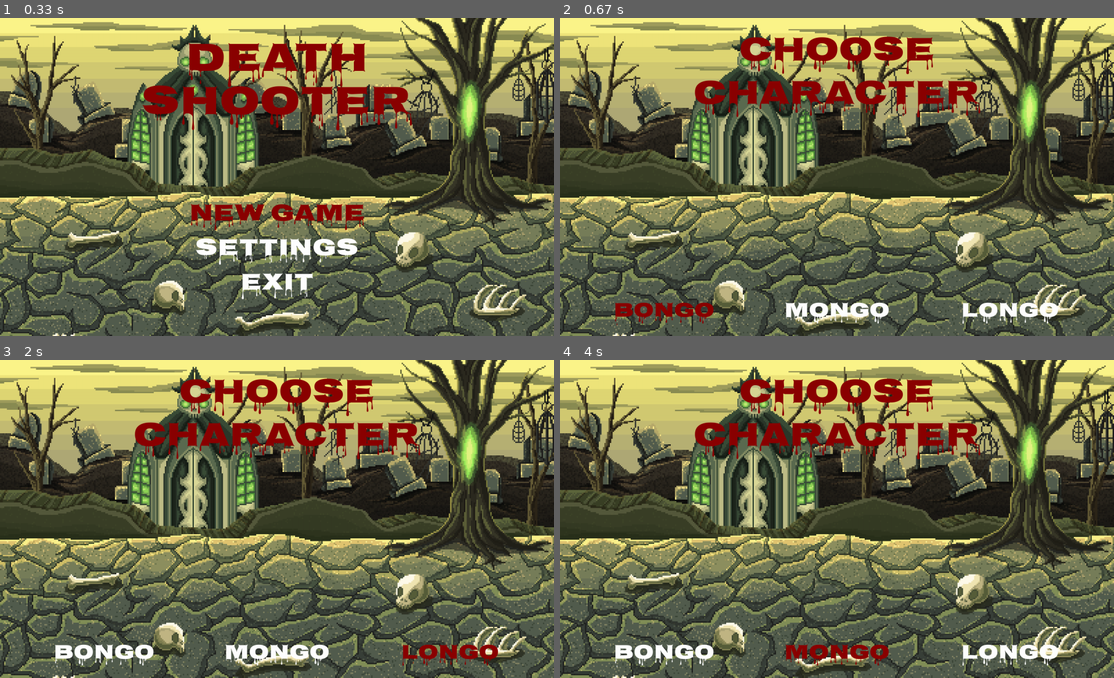
Above: before the commit, frames 1-4 (two rows, left to right).
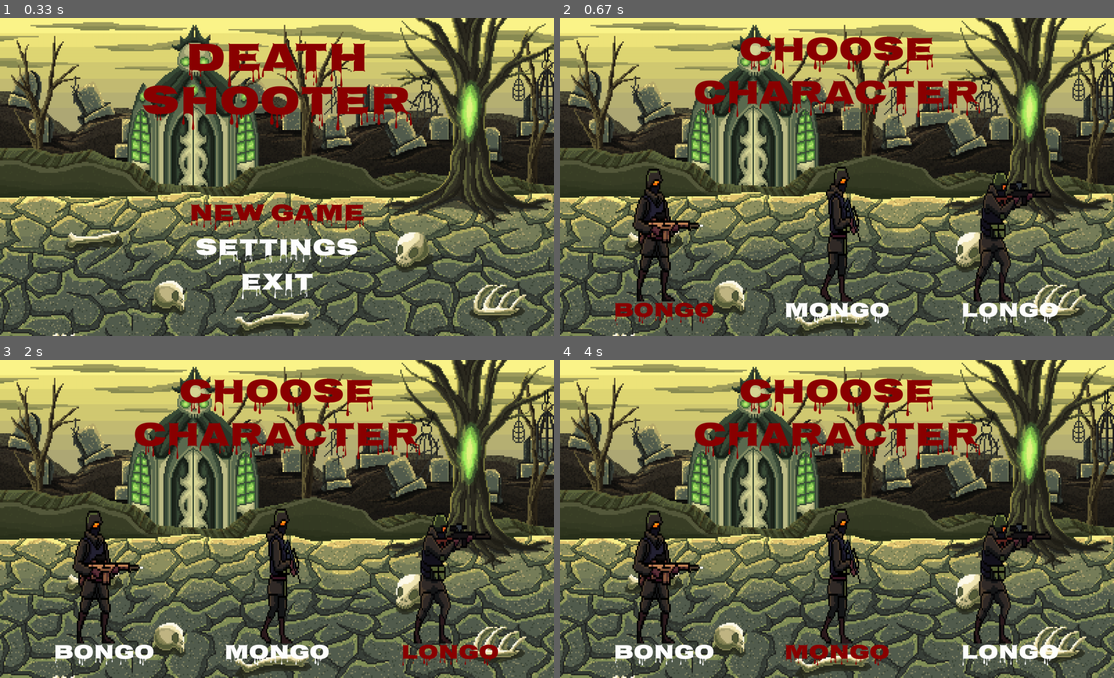
Above: after the commit, the same moments.

Repository: GabMartineli/Pygame
Game: pygame game, started from main.py
Same seed, same stepped clock (60 frames per second), same inputs: the game is played once before the commit and once after it.
Inputs:
- Up to frame 1 (0.33 s): no input
- Up to frame 2 (0.67 s): tap Enter at 0.33 s
- Up to frame 3 (2 s): hold Right 0.67-1.13 s; hold Left 1.17-1.7 s; hold Left from 1.73 s (still down)
- Up to frame 4 (4 s): release Left at 2.13 s; hold Right 2.17-2.8 s; hold Left 2.83-3.3 s; hold Right 3.33-3.8 s; hold Right from 3.83 s (still down)

Frame 1 is identical in both runs. In frame 2, 4.7% of the frame differs, in the area x 13-89%, y 46-90%; in frame 3, 4.7%; in frame 4, 4.7%.

Commit message:
characters added on the character selection screen

Diff:
--- a/codegame/background.py
+++ b/codegame/background.py
@@ -1,10 +1,10 @@
 #!/usr/bin/python
 # -*- coding: utf-8 -*-
 
-from codegame.entity1 import Entity1
+from codegame.entity import Entity
 
 
-class Background(Entity1):
+class Background(Entity):
     def __init__(self):
         pass
 
--- a/codegame/enemy.py
+++ b/codegame/enemy.py
@@ -1,10 +1,10 @@
 #!/usr/bin/python
 # -*- coding: utf-8 -*-
 
-from codegame.entity1 import Entity1
+from codegame.entity import Entity
 
 
-class Enemy(Entity1):
+class Enemy(Entity):
     def __init__(self, vida, dano):
         self.vida = vida
         self.dano = dano
--- a/codegame/entity1.py
+++ b/codegame/entity.py
@@ -1,7 +1,7 @@
 #!/usr/bin/python
 # -*- coding: utf-8 -*-
 
-class Entity1:
+class Entity:
     def __init__(self, name, surf, rect):
         self.name = name
         self.surf = surf
--- a/codegame/level.py
+++ b/codegame/level.py
@@ -1,5 +1,8 @@
 #!/usr/bin/python
 # -*- coding: utf-8 -*-
+
+from codegame.entity import Entity
+
 
 class Level:
     def __init__(self, window, name):
--- a/codegame/menu.py
+++ b/codegame/menu.py
@@ -7,7 +7,7 @@
 class Menu:
     def __init__(self, window):
         self.window = window
-        self.surf = pygame.image.load('./assets/Battleground4.png')
+        self.surf = pygame.image.load('./assets/img/Battleground4.png')
         self.rect = self.surf.get_rect(left=0,top=0)
 
     def run(self):
--- a/codegame/menu_char.py
+++ b/codegame/menu_char.py
@@ -10,7 +10,7 @@
     def __init__(self, window):
         super().__init__(window)
         self.window = window
-        self.surf = pygame.image.load('./assets/Battleground4.png')
+        self.surf = pygame.image.load('./assets/img/Battleground4.png').convert()
         self.rect = self.surf.get_rect(left=0,top=0)
 
     def run_char_selection(self):
@@ -29,17 +29,32 @@
             self.menu_char_text(100, 'CHOOSE', COLOR_TITLE, ((WIN_WIDTH/2), 100))
             self.menu_char_text(100, 'CHARACTER', COLOR_TITLE, ((WIN_WIDTH/2), 225))
 
-            option_width = 500  # largura "reservada" pra cada opção
+
+            option_width = 500  # largura pra cada opção
             total_width = len(CHAR_OPTION) * option_width
             start_x = (1600 - total_width) / 2  # centraliza no meio da tela
+
 
             for i in range(len(CHAR_OPTION)):
                 x = start_x + option_width * i + option_width // 2
                 y = 850  # altura fixa
+
+
+                image_char_origin = pygame.image.load(f'./assets/img/Perso{i+1}_menu.png').convert_alpha()
+                image_char = None
+
                 if i == char_option:
                     self.menu_text(60, CHAR_OPTION[i], COLOR_TITLE, (x, y))
+                    image_char = pygame.transform.scale(image_char_origin, (250, 450))
                 else:
                     self.menu_text(60, CHAR_OPTION[i], COLOR_MENU, (x, y))
+                    image_char = pygame.transform.scale(image_char_origin, (250, 450))
+
+
+                image_rect = image_char.get_rect(centerx=x, bottom=y - 30)
+                self.window.blit(image_char, image_rect)
+
+
             pygame.display.flip()
 
             #check events
--- a/codegame/player.py
+++ b/codegame/player.py
@@ -1,10 +1,10 @@
 #!/usr/bin/python
 # -*- coding: utf-8 -*-
 
-from codegame.entity1 import Entity1
+from codegame.entity import Entity
 
 
-class Player(Entity1):
+class Player(Entity):
     def __init__(self):
         self.vida = None
         self.dano = None
Renamed: assets/Battleground1.png -> assets/img/Battleground1.png
Renamed: assets/Battleground2.png -> assets/img/Battleground2.png
Renamed: assets/Battleground3.png -> assets/img/Battleground3.png
Renamed: assets/Battleground4.png -> assets/img/Battleground4.png
Binary file added: assets/img/Perso1_menu.png
Binary file added: assets/img/Perso2_menu.png
Binary file added: assets/img/Perso3_menu.png
